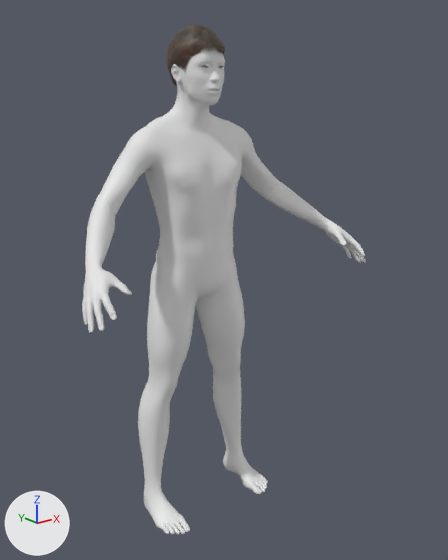
The glTF model public/modelos/hombre.glb, before and after one commit.
The view is the same before and after, from a 50 mm lens placed at (-1.258, -1.767, 1.562), pointed at (0.041, -0.143, 0.913). The lights are fixed; the arrows at lower left show +X, +Y and +Z. The older version comes first. Where no turn or scale is listed for an object, it has been applied to the vertices. Vertices at exactly the same position are counted once.

The older version as bpy lines, for what is in view:
```python
me_base = bpy.data.meshes.new('base')
me_base.from_pydata(...)  # 13380 vertices, 26756 faces; spans x -0.56..0.56, y -0.38..0.1, z 0.0..1.73
me_short02 = bpy.data.meshes.new('short02')
me_short02.from_pydata(...)  # 1755 vertices, 3344 faces; spans x -0.09..0.084, y -0.165..0.053, z 1.538..1.744
me_short02.materials.append(mat_pelo)  # picture img_short02_diffuse
ob_cuerpo = bpy.data.objects.new('cuerpo', me_base)
ob_cuerpo.location = (0.0, 0.0, 0.0)
ob_pelo = bpy.data.objects.new('pelo', me_short02)
ob_pelo.location = (0.0, 0.0, 0.0)
```
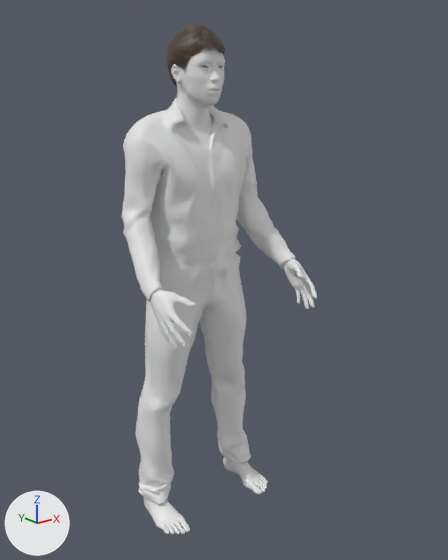
Where the change shows, as pixel boxes (x1, y1, x2, y2) in the pictures (448 x 560 px; the box of a moved part takes in the faces that stretch with it):
'cuerpo', reshaped (35% narrower): before (82, 48, 366, 535); after (133, 48, 317, 535)
'prenda', added: after (122, 99, 296, 504)
part 1 of me_base, moved or reshaped: before (82, 111, 366, 333); after (133, 114, 317, 350)

The change in detail:
Material 'piel' (mat_piel) is new.
Its base color is (0.8, 0.8, 0.8) (white #e7e7e7).
Material 'tapado' (mat_tapado) is new.
Its base color is (0.8, 0.8, 0.8) (white #e7e7e7).
me_base is used by ob_cuerpo; location (0.0, 0.0, 0.0).
me_base had 13380 vertices, 26756 faces and spanned x -0.56..0.56, y -0.38..0.1, z 0.0..1.73.
me_base now has 13380 vertices, 26756 faces and spans x -0.31..0.31, y -0.38..0.1, z 0.0..1.73.
me_base part 1: 32 vertices moved within x -0.23..0.23, y -0.12..0.04, z 1.26..1.46; 4412 vertices removed from x -0.56..0.56, y -0.38..0.08, z 0.92..1.5; 4412 vertices added at x -0.31..0.31, y -0.38..0.08, z 0.8..1.5.
me_base gains material mat_piel (white #e7e7e7).
me_base gains material mat_tapado (white #e7e7e7).
Mesh me_male_casualsuit01 is new.
It has 8426 vertices, 16672 faces and spans x -0.314..0.311, y -0.239..0.124, z 0.072..1.524.
Object 'prenda' (ob_prenda) is new; it shows me_male_casualsuit01.
Its location is (0.0, 0.0, 0.0).
